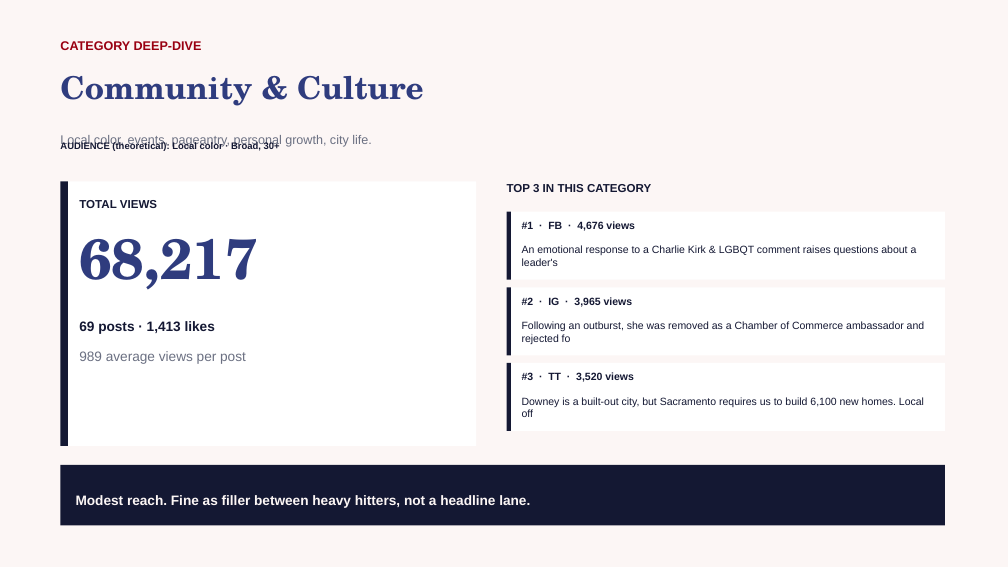
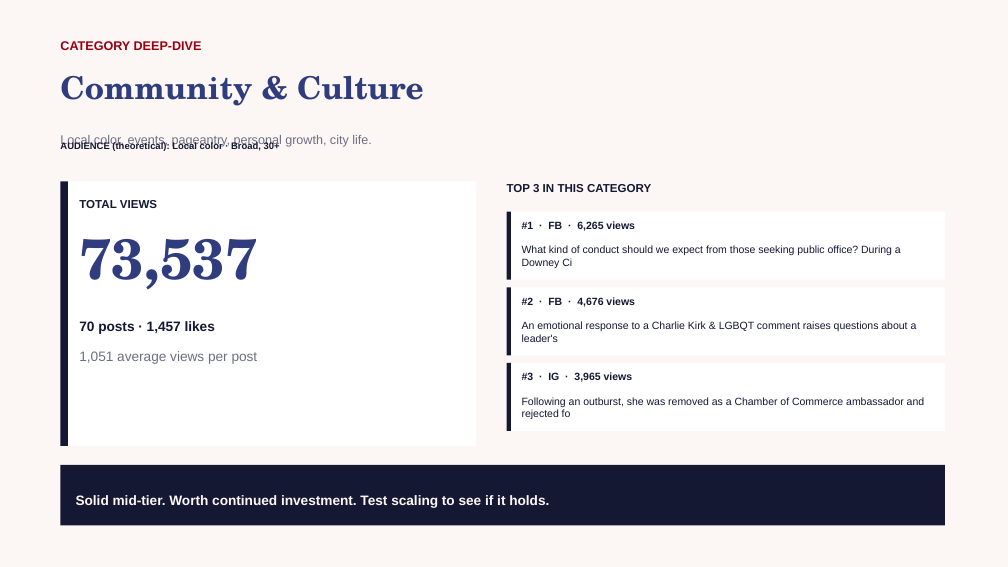
Before and after one commit to zvmmer/talking-downey-kpis, a slide deck: slide 8 of SPONSOR_CONTENT_REPORT.pptx. Drawn at 1008x567 pixels with LibreOffice and Linux fonts; fonts in the diff are those of the drawing. Boxes give left, top, right and bottom in pixels: in the first picture for what was removed or moved away, otherwise in the second. Text is boxed around its words. In the diff, an @@ line names an element or a change of style, - is before the commit and + after.

```diff
--- a/SPONSOR_CONTENT_REPORT.pptx
+++ b/SPONSOR_CONTENT_REPORT.pptx
@@ text at (79, 239, 257, 290): text changed @@
-68,217
+73,537
@@ text at (522, 221, 635, 231): text changed @@
-#1 · FB · 4,676 views
+#1 · FB · 6,265 views
@@ text added at (522, 245, 901, 268), 10 pt, text #141833 @@
+What kind of conduct should we expect from those seeking public office? During a Downey Ci
@@ text at (522, 297, 635, 307): text changed @@
-#2 · IG · 3,965 views
+#2 · FB · 4,676 views
@@ text at (79, 321, 215, 334): text changed @@
-69 posts · 1,413 likes
+70 posts · 1,457 likes
@@ text "An emotional response to a ...": place and size @@
-text "An emotional response to a ..." at (522, 245, 917, 266)
+text "An emotional response to a ..." at (522, 321, 917, 342)
@@ text at (79, 351, 258, 364): text changed @@
-989 average views per post
+1,051 average views per post
@@ text at (522, 372, 633, 382): text changed @@
-#3 · TT · 3,520 views
+#3 · IG · 3,965 views
@@ text "Following an outburst, she was ...": place and size @@
-text "Following an outburst, she was ..." at (522, 321, 924, 344)
+text "Following an outburst, she was ..." at (522, 397, 924, 419)
@@ text removed at (522, 397, 924, 417) @@
-Downey is a built-out city, but Sacramento requires us to build 6,100 new homes. Local off
@@ text at (76, 495, 549, 508): text changed @@
-Modest reach. Fine as filler between heavy hitters, not a headline lane.
+Solid mid-tier. Worth continued investment. Test scaling to see if it holds.
```
Also in this commit, not shown: 11 other slides changed, 5 other files.
